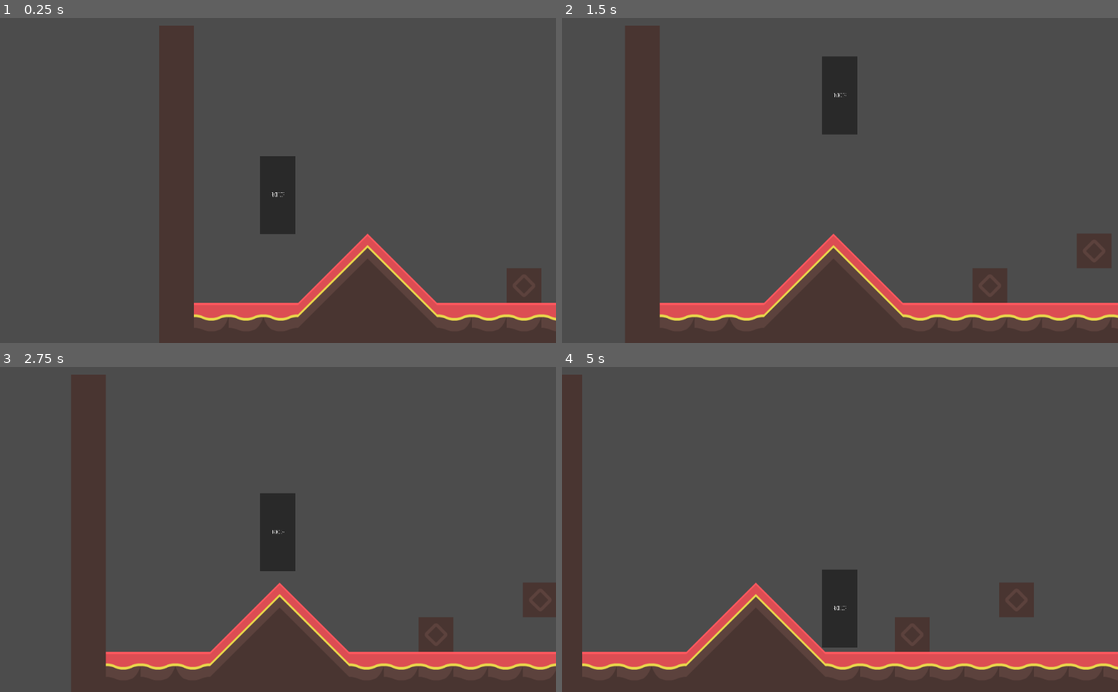
Above: before the commit, frames 1-4 (two rows, left to right).
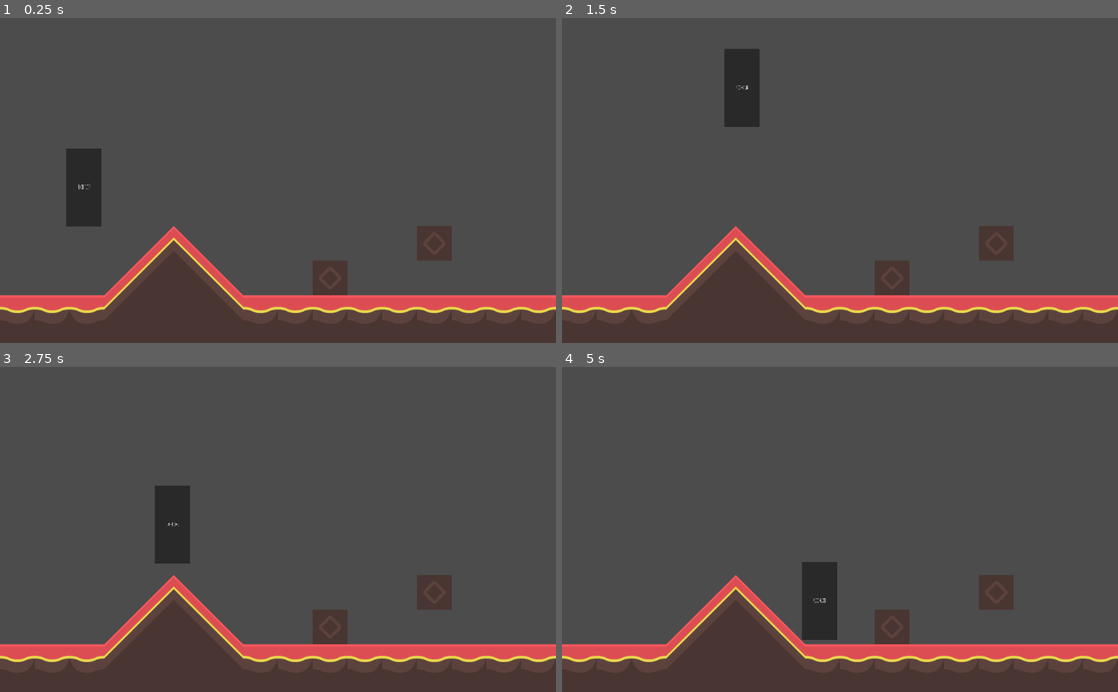
Above: after the commit, the same moments.

Repository: INF19IT2/2d-Jump-n-Run-SE
Game: Godot game, scene res://Scenes/First_Level/First_Level.tscn
The game is run twice, just before and just after one commit, with the same random seed, the same clock (stepped at 60 frames per second) and the same inputs. The project has no main scene, so this scene is started directly.
Inputs:
- Up to frame 1 (0.25 s): no input
- Up to frame 2 (1.5 s): hold D (move_right) from 0.53 s (still down); tap W (move_up) at 0.77 s
- Up to frame 3 (2.75 s): tap W (move_up) at 1.52 s; release D (move_right) at 2.03 s; hold A (move_left) from 2.03 s (still down)
- Up to frame 4 (5 s): release A (move_left) at 2.78 s; hold D (move_right) 2.78-4.28 s; tap W (move_up) at 3.02, 3.77, 4.52 s; hold A (move_left) from 4.28 s (still down)

The runs differ from the first frame. In frame 1, 18% of the frame differs, in the area x 0-100%, y 2-100%; in frame 2, 20%; in frame 3, 20%; in frame 4, 13%.

Commit message:
Changed camera settings
The camera is now a child of the player in each level scene, instead of
the player scene, as this allows more options with the camera

Diff:
--- a/2d-Jump-n-Run-SE/Scenes/First_Level/First_Level.tscn
+++ b/2d-Jump-n-Run-SE/Scenes/First_Level/First_Level.tscn
@@ -18,3 +18,11 @@
 
 [node name="Player" parent="CanvasLayer" instance=ExtResource( 3 )]
 position = Vector2( 155, 286 )
+
+[node name="PlayerCamera" type="Camera2D" parent="CanvasLayer/Player"]
+current = true
+limit_left = 0
+limit_top = 0
+limit_right = 1400
+limit_bottom = 600
+drag_margin_v_enabled = true
--- a/2d-Jump-n-Run-SE/Scenes/Objects/Player.tscn
+++ b/2d-Jump-n-Run-SE/Scenes/Objects/Player.tscn
@@ -15,9 +15,3 @@
 
 [node name="CollisionShape2D" type="CollisionShape2D" parent="."]
 shape = SubResource( 1 )
-
-[node name="Camera2D" type="Camera2D" parent="."]
-current = true
-drag_margin_v_enabled = true
-drag_margin_top = 0.8
-drag_margin_bottom = 0.8
